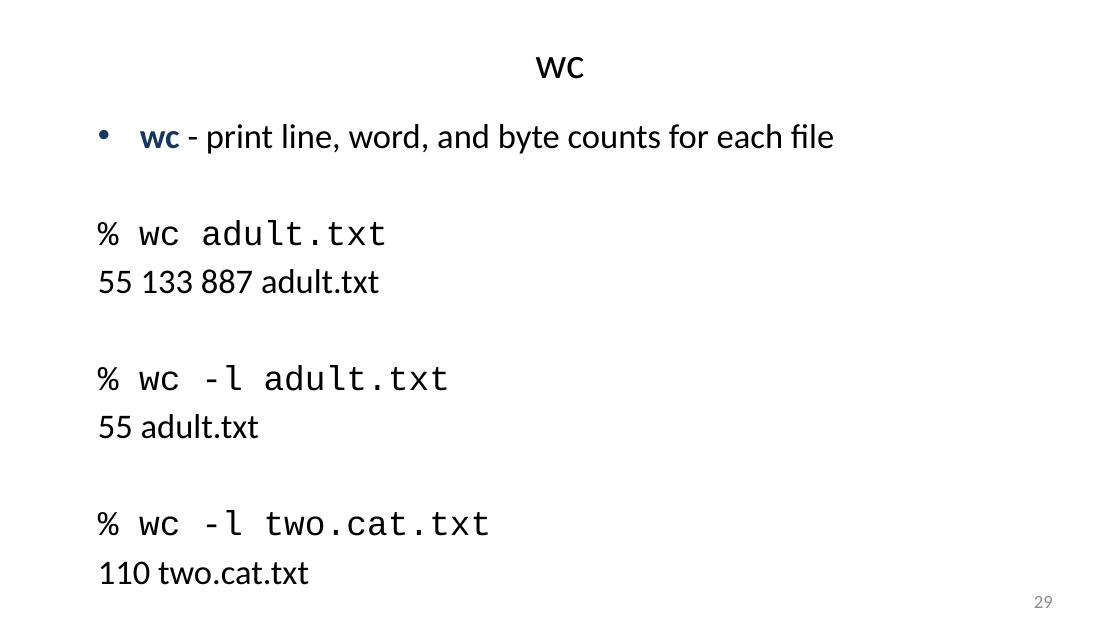
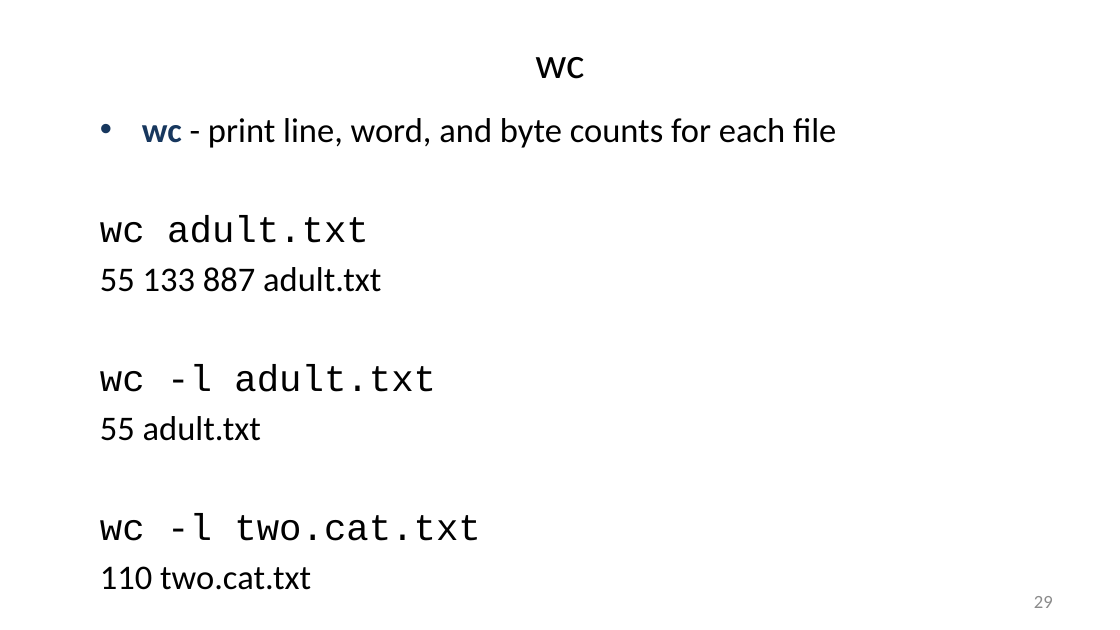
Before and after one commit to liu3zhenlab/teaching, a slide deck: slide 29 of PLPTH813Bioinformatis/2025/1_lecture/lecture02_unix.pptx. Drawn at 1120x630 pixels with LibreOffice and Linux fonts; fonts in the diff are those of the drawing. Boxes give left, top, right and bottom in pixels: in the first picture for what was removed or moved away, otherwise in the second. Text is boxed around its words. In the diff, an @@ line names an element or a change of style, - is before the commit and + after.

```diff
--- a/PLPTH813Bioinformatis/2025/1_lecture/lecture02_unix.pptx
+++ b/PLPTH813Bioinformatis/2025/1_lecture/lecture02_unix.pptx
@@ text at (x1=100, y1=216, x2=369, y2=243): text changed; size 22.2 to 24.1 pt @@
-% wc adult.txt
+wc adult.txt
@@ text at (x1=100, y1=365, x2=436, y2=392): text changed; size 22.2 to 24.1 pt @@
-% wc -l adult.txt
+wc -l adult.txt
@@ text at (x1=100, y1=514, x2=480, y2=541): text changed; size 22.2 to 24.1 pt @@
-% wc -l two.cat.txt
+wc -l two.cat.txt
```
Also in this commit, not shown: 17 other slides changed.
